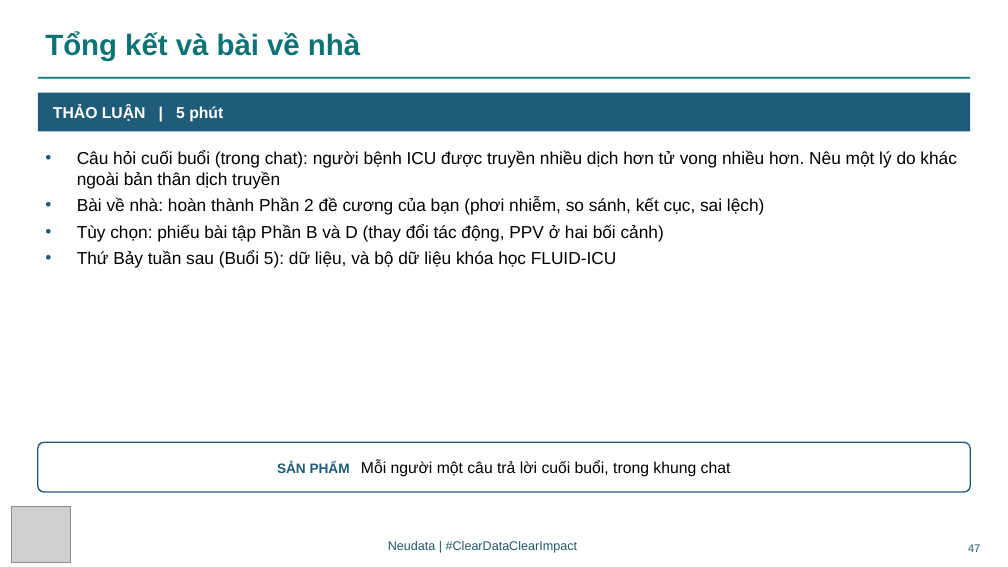
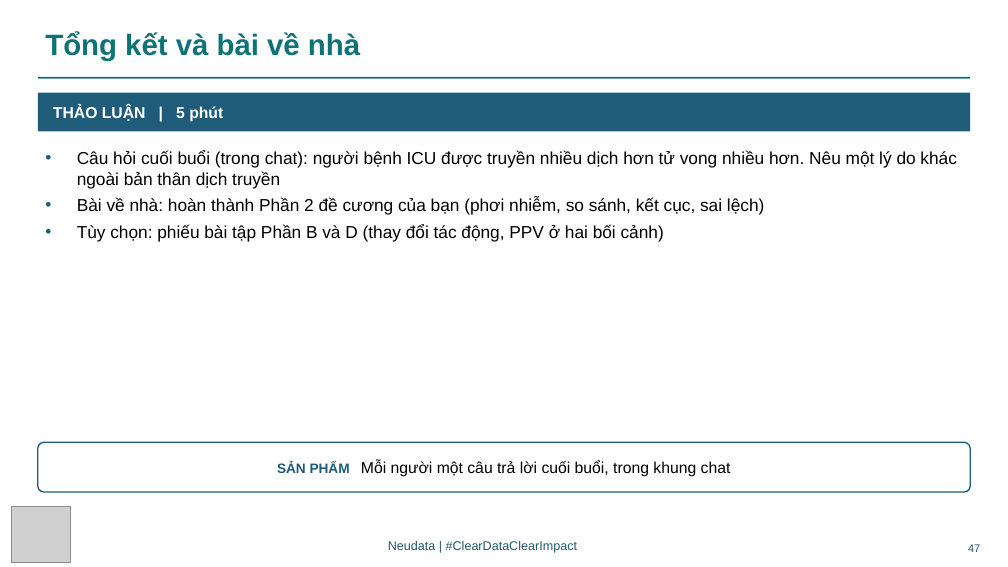
Before and after one commit to neu-data/FoundationsofClinicalResearch, a slide deck: slide 47 of vi/files/slides/Session_4_VN.pptx. Drawn at 1008x567 pixels with LibreOffice and Linux fonts; fonts in the diff are those of the drawing; grey boxes stand for pictures. Boxes give left, top, right and bottom in pixels: in the first picture for what was removed or moved away, otherwise in the second. Text is boxed around its words. In the diff, an @@ line names an element or a change of style, - is before the commit and + after.

Commit message:
Rebuild site for course v3.15 (registry wording, Lectures 3 to 5 fixes)

```diff
--- a/vi/files/slides/Session_4_VN.pptx
+++ b/vi/files/slides/Session_4_VN.pptx
@@ text at (77, 250, 616, 268): paragraph removed @@
-• Thứ Bảy tuần sau (Buổi 5): dữ liệu, và bộ dữ liệu khóa học FLUID-ICU
```
Also in this commit, not shown: 5 other slides changed, 44 other files.
